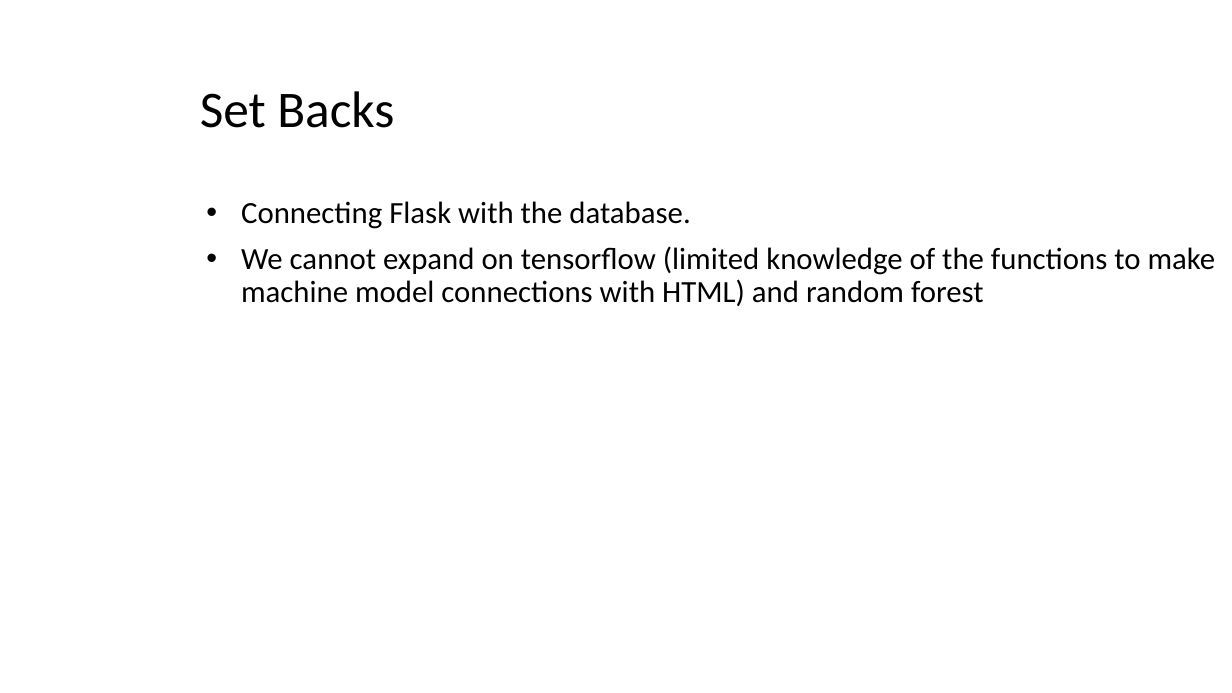
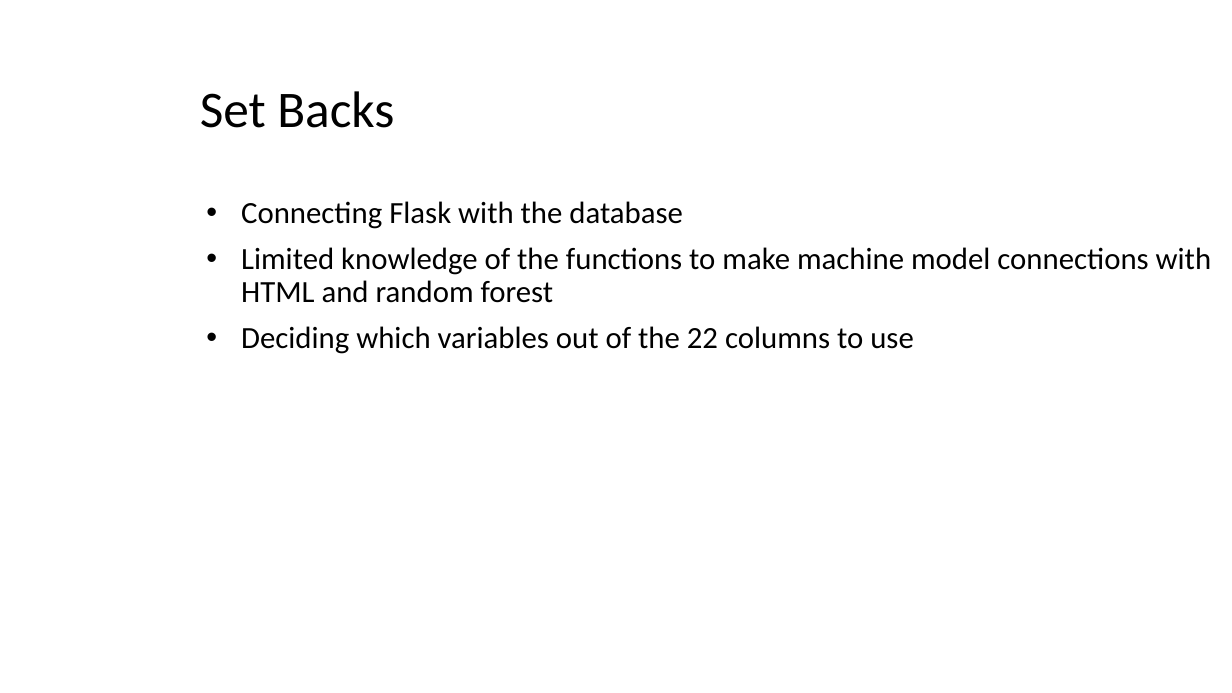
Before and after one commit to Isabel-gt/Final_Project, a slide deck: slide 24 of Diabetes_Predictions.pptx (slide 7 before the commit). Drawn at 1232x693 pixels with LibreOffice and Linux fonts; fonts in the diff are those of the drawing; background and template pictures are left out. Boxes give left, top, right and bottom in pixels: in the first picture for what was removed or moved away, otherwise in the second. Text is boxed around its words. In the diff, an @@ line names an element or a change of style, - is before the commit and + after.

```diff
--- a/Diabetes_Predictions.pptx
+++ b/Diabetes_Predictions.pptx
@@ subtitle at box(241, 201, 1212, 354): text changed @@
-• Connecting Flask with the database.
-• We cannot expand on tensorflow (limited knowledge of the functions to make machine model connections with HTML) and random forest
+• Connecting Flask with the database
+• Limited knowledge of the functions to make machine model connections with HTML and random forest
+• Deciding which variables out of the 22 columns to use
```
Also in this commit, not shown: 11 other slides changed, 14 slides added, 1 slide removed.
